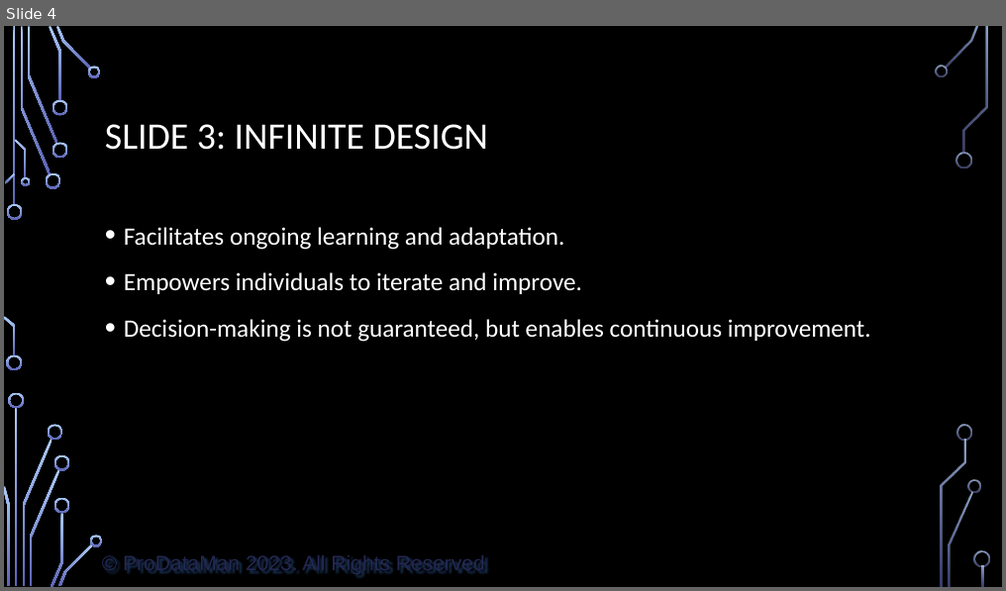
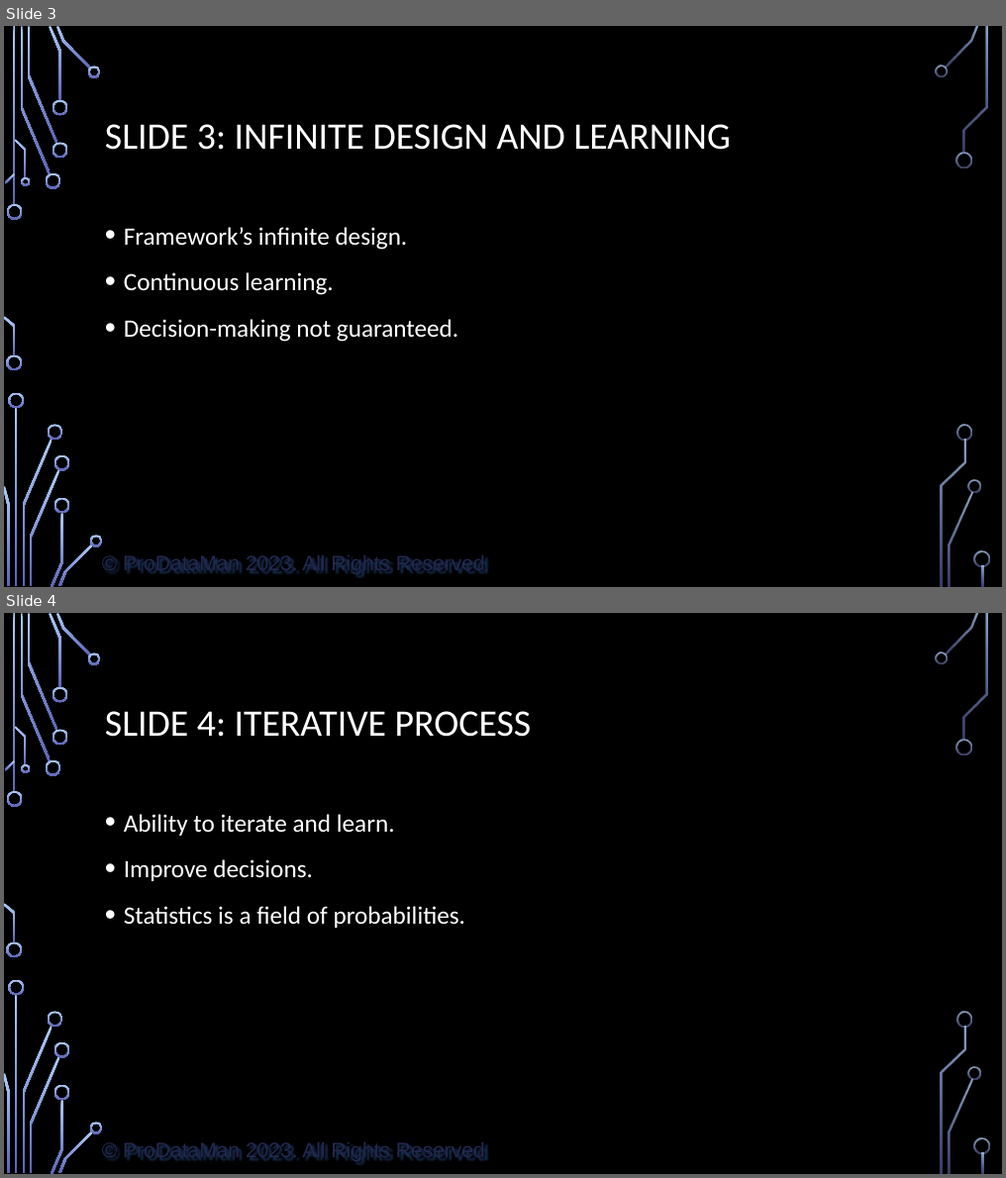
Before and after one commit to ProDataMan/Data-Literacy, a slide deck: Chapter09.pptx. Shown one above the other, each under a label of ours: slide 4 before the commit, slides 3 and 4 after it. The pictures are 1006x591 and 1006x1178 pixels, drawn with LibreOffice and Linux fonts; fonts in the diff are those of the drawing; background and template pictures are left out. Boxes give left, top, right and bottom in pixels: in the first picture for what was removed or moved away, otherwise in the second. Text is boxed around its words. In the diff, an @@ line names an element or a change of style, - is before the commit and + after.

```diff
--- a/Chapter09.pptx
+++ b/Chapter09.pptx
@@ slide 4 added at (x1=4, y1=613, x2=1002, y2=1174), background picture (left out); not listed: 37 template elements that a slide beside it also shows @@
@@ title added at (x1=105, y1=711, x2=532, y2=737), 36 pt, text #FFFFFF @@
+SLIDE 4: ITERATIVE PROCESS
@@ text added at (x1=124, y1=814, x2=466, y2=928), 24 pt, text #FFFFFF @@
+• Ability to iterate and learn.
+• Improve decisions.
+• Statistics is a field of probabilities.
@@ what was slide 4 is now slide 3 @@
@@ slide 3 changed as well @@
@@ title at (x1=105, y1=124, x2=731, y2=150): text changed @@
-SLIDE 3: INFINITE DESIGN
+SLIDE 3: INFINITE DESIGN AND LEARNING
@@ text at (x1=124, y1=227, x2=458, y2=342): text changed @@
-• Facilitates ongoing learning and adaptation.
-• Empowers individuals to iterate and improve.
-• Decision-making is not guaranteed, but enables continuous improvement.
+• Framework’s infinite design.
+• Continuous learning.
+• Decision-making not guaranteed.
```
Also in this commit, not shown: 3 other slides changed, 1 other slide added, 9 slides removed, 1 other file.
